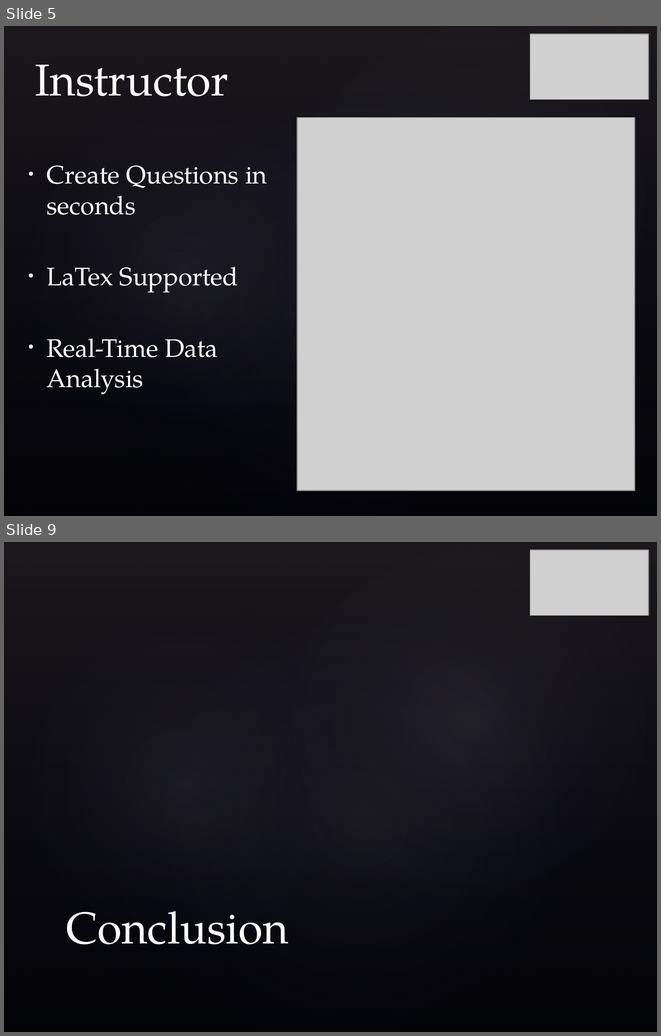
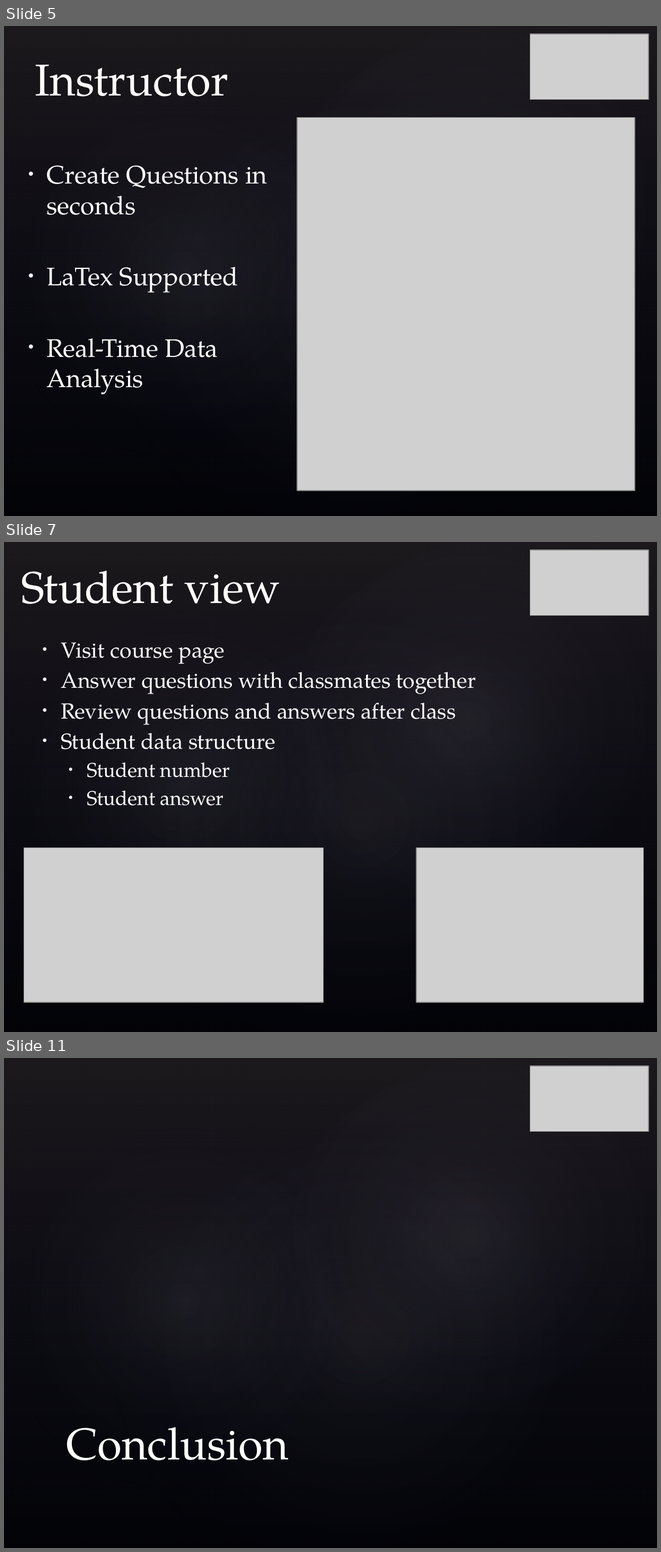
Before and after one commit to hadimuhammad/InPress, a slide deck: Documentation/Presentation.pptx. Shown one above the other, each under a label of ours: slides 5 and 9 before the commit, slides 5, 7 and 11 after it; the slides between them are not shown. The pictures are 661x1036 and 661x1552 pixels, drawn with LibreOffice and Linux fonts; fonts in the diff are those of the drawing; grey boxes stand for pictures; background and template pictures are left out. Boxes give left, top, right and bottom in pixels: in the first picture for what was removed or moved away, otherwise in the second. Text is boxed around its words. In the diff, an @@ line names an element or a change of style, - is before the commit and + after.

```diff
--- a/Documentation/Presentation.pptx
+++ b/Documentation/Presentation.pptx
@@ slide 7 added at bbox=[4, 542, 657, 1032], background picture (left out); not listed: 4 template elements that a slide beside it also shows @@
@@ picture added at bbox=[530, 550, 648, 615] @@
@@ title added at bbox=[21, 571, 281, 604], 49 pt, text #FFFFFF @@
+Student view
@@ text added at bbox=[61, 642, 476, 805], 24 pt, text #FFFFFF @@
+• Visit course page
+• Answer questions with classmates together
+• Review questions and answers after class
+• Student data structure
+  • Student number
+  • Student answer
@@ picture added at bbox=[24, 848, 323, 1002] @@
@@ picture added at bbox=[417, 848, 644, 1002] @@
@@ what was slide 9 is now slide 11 @@
```
Also in this commit, not shown: 2 slides changed, 2 other slides added, 1 slide removed.
